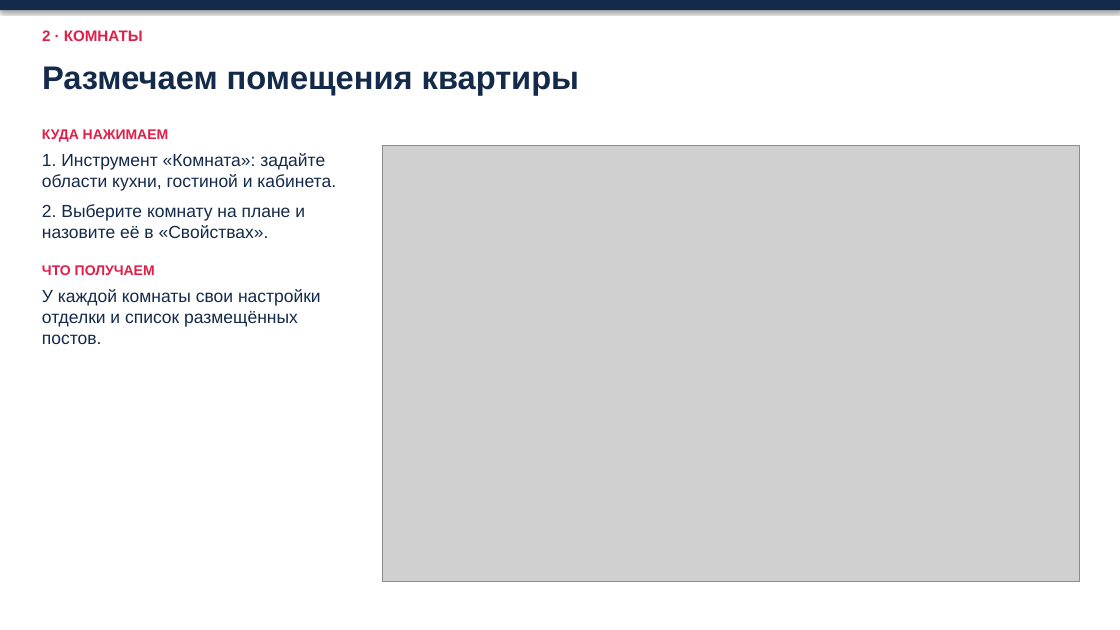
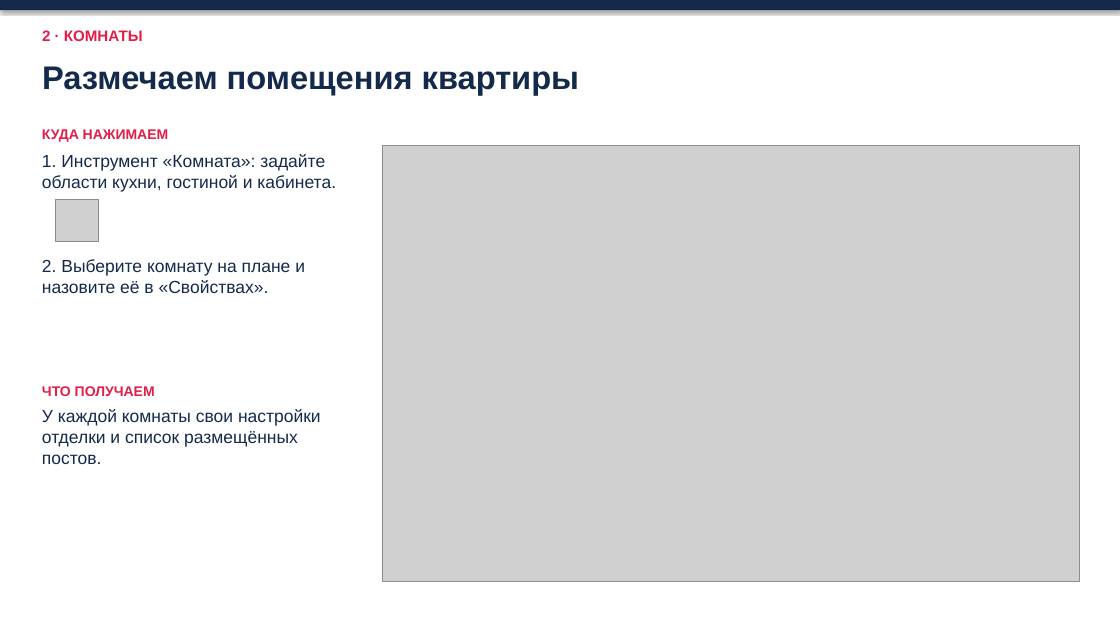
Before and after one commit to ZAVALEX174/electroPlan, a slide deck: slide 5 of docs/как-работать-в-новом-проекте-2026-11-14.pptx. Drawn at 1120x630 pixels with LibreOffice and Linux fonts; fonts in the diff are those of the drawing; grey boxes stand for pictures. Boxes give left, top, right and bottom in pixels: in the first picture for what was removed or moved away, otherwise in the second. Text is boxed around its words. In the diff, an @@ line names an element or a change of style, - is before the commit and + after.

```diff
--- a/docs/как-работать-в-новом-проекте-2026-11-14.pptx
+++ b/docs/как-работать-в-новом-проекте-2026-11-14.pptx
@@ text at <box>42,129,336,275</box>: paragraphs removed @@
-КУДА НАЖИМАЕМ
-1. Инструмент «Комната»: задайте области кухни, гостиной и кабинета.
-2. Выберите комнату на плане и назовите её в «Свойствах».
-ЧТО ПОЛУЧАЕМ
@@ picture added at <box>55,199,99,242</box> @@
@@ text added at <box>42,259,305,293</box>, 15 pt, text #142A4A @@
+2. Выберите комнату на плане и назовите её в «Свойствах».
@@ text added at <box>42,386,155,396</box>, 12 pt, text #E11D48, bold @@
+ЧТО ПОЛУЧАЕМ
@@ text "У каждой комнаты свои настройки ...": place and size @@
-text "У каждой комнаты свои настройки ..." at <box>42,129,336,344</box>
+text "У каждой комнаты свои настройки ..." at <box>42,409,321,464</box>
```
Also in this commit, not shown: 16 other slides changed.
